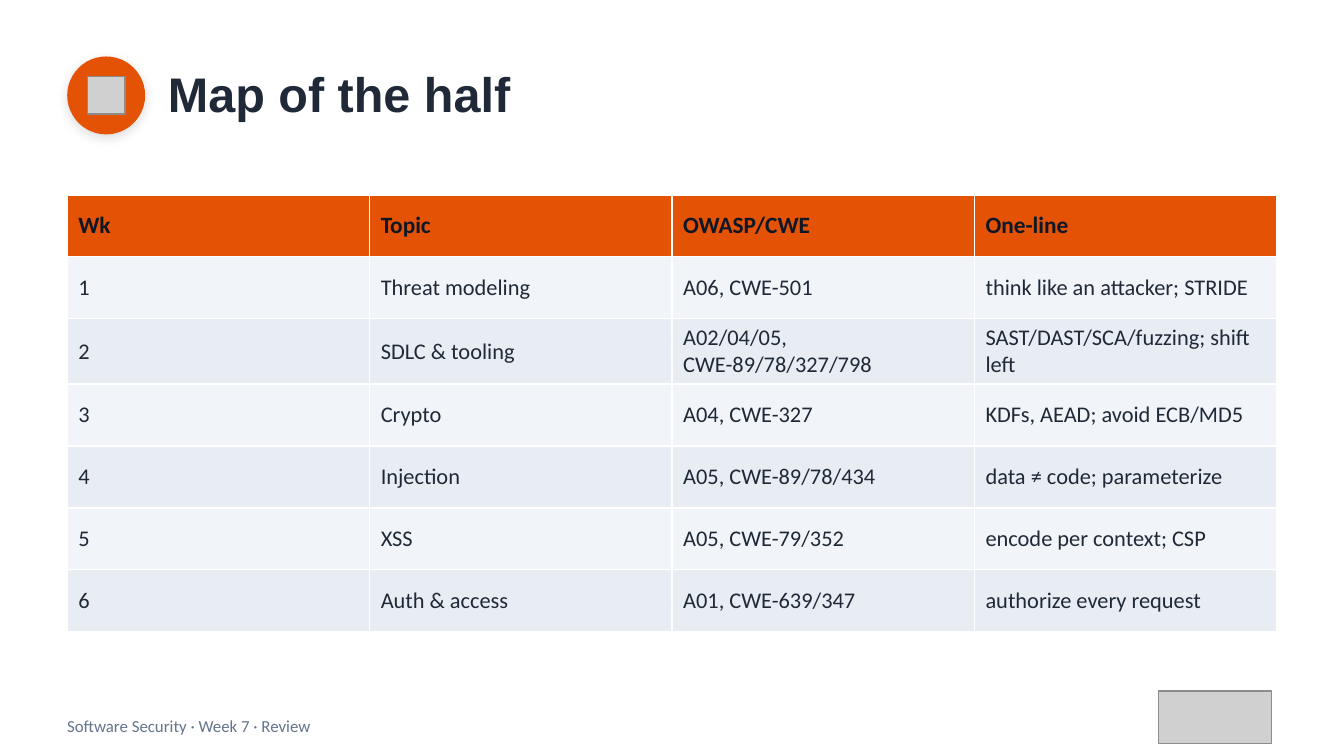
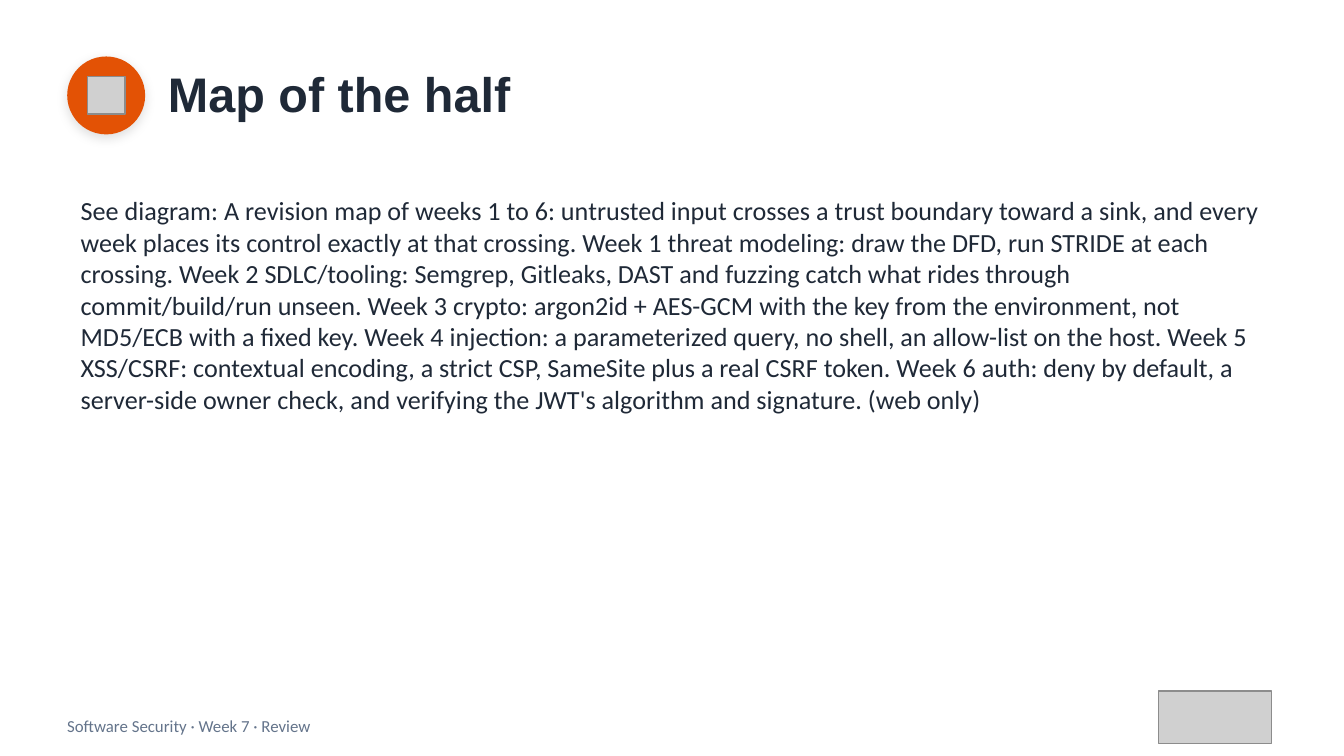
Before and after one commit to 6531503085Sutapat/software-security, a slide deck: slide 3 of slides/pptx/week07.pptx. Drawn at 1344x756 pixels with LibreOffice and Linux fonts; fonts in the diff are those of the drawing; grey boxes stand for pictures. Boxes give left, top, right and bottom in pixels: in the first picture for what was removed or moved away, otherwise in the second. Text is boxed around its words. In the diff, an @@ line names an element or a change of style, - is before the commit and + after.

```diff
--- a/slides/pptx/week07.pptx
+++ b/slides/pptx/week07.pptx
@@ table removed at (67,195,1277,616), 7 rows, 4 columns @@
-Wk | Topic | OWASP/CWE | One-line
-1 | Threat modeling | A06, CWE-501 | think like an attacker; STRIDE
-2 | SDLC & tooling | A02/04/05, CWE-89/78/327/798 | SAST/DAST/SCA/fuzzing; shift left
-3 | Crypto | A04, CWE-327 | KDFs, AEAD; avoid ECB/MD5
-4 | Injection | A05, CWE-89/78/434 | data ≠ code; parameterize
-5 | XSS | A05, CWE-79/352 | encode per context; CSP
-6 | Auth & access | A01, CWE-639/347 | authorize every request
@@ text added at (81,202,1258,414), 14 pt, text #1F2937 @@
+See diagram: A revision map of weeks 1 to 6: untrusted input crosses a trust boundary toward a sink, and every week places its control exactly at that crossing. Week 1 threat modeling: draw the DFD, run STRIDE at each crossing. Week 2 SDLC/tooling: Semgrep, Gitleaks, DAST and fuzzing catch what rides through commit/build/run unseen. Week 3 crypto: argon2id + AES-GCM with the key from the environment, not MD5/ECB with a fixed key. Week 4 injection: a parameterized query, no shell, an allow-list on the host. Week 5 XSS/CSRF: contextual encoding, a strict CSP, SameSite plus a real CSRF token. Week 6 auth: deny by default, a server-side owner check, and verifying the JWT's algorithm and signature. (web only)
```
Also in this commit, not shown: 7 other files.
